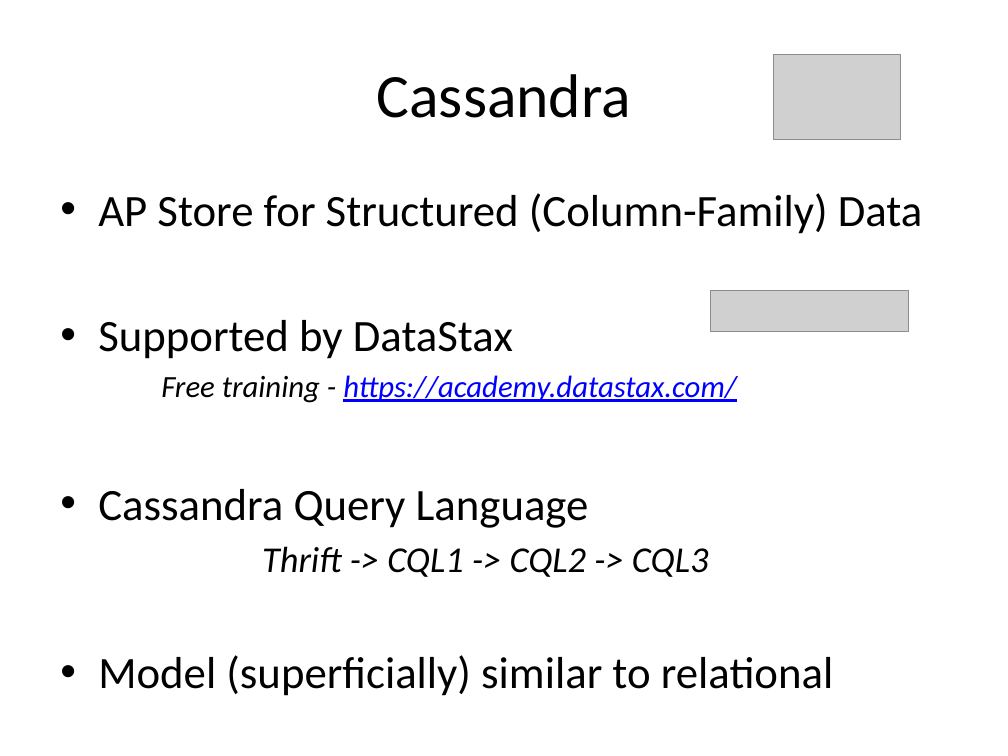
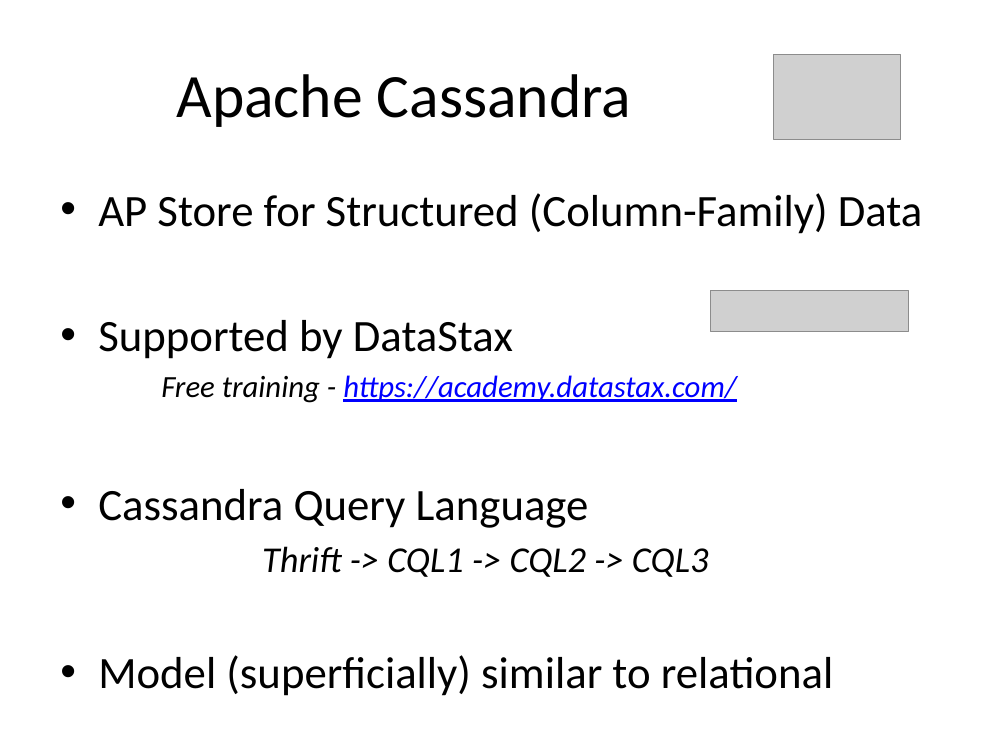
Before and after one commit to alexdgarland/database-demos, a slide deck: slide 39 of Slides/Not Only SQL - Picking A Database for DotNET.pptx. Drawn at 1008x756 pixels with LibreOffice and Linux fonts; fonts in the diff are those of the drawing; grey boxes stand for pictures. Boxes give left, top, right and bottom in pixels: in the first picture for what was removed or moved away, otherwise in the second. Text is boxed around its words. In the diff, an @@ line names an element or a change of style, - is before the commit and + after.

```diff
--- a/Slides/Not Only SQL - Picking A Database for DotNET.pptx
+++ b/Slides/Not Only SQL - Picking A Database for DotNET.pptx
@@ title at <box>177,74,631,127</box>: text changed @@
-Cassandra
+Apache Cassandra
```
Also in this commit, not shown: 5 other slides changed, 1 slide removed.
